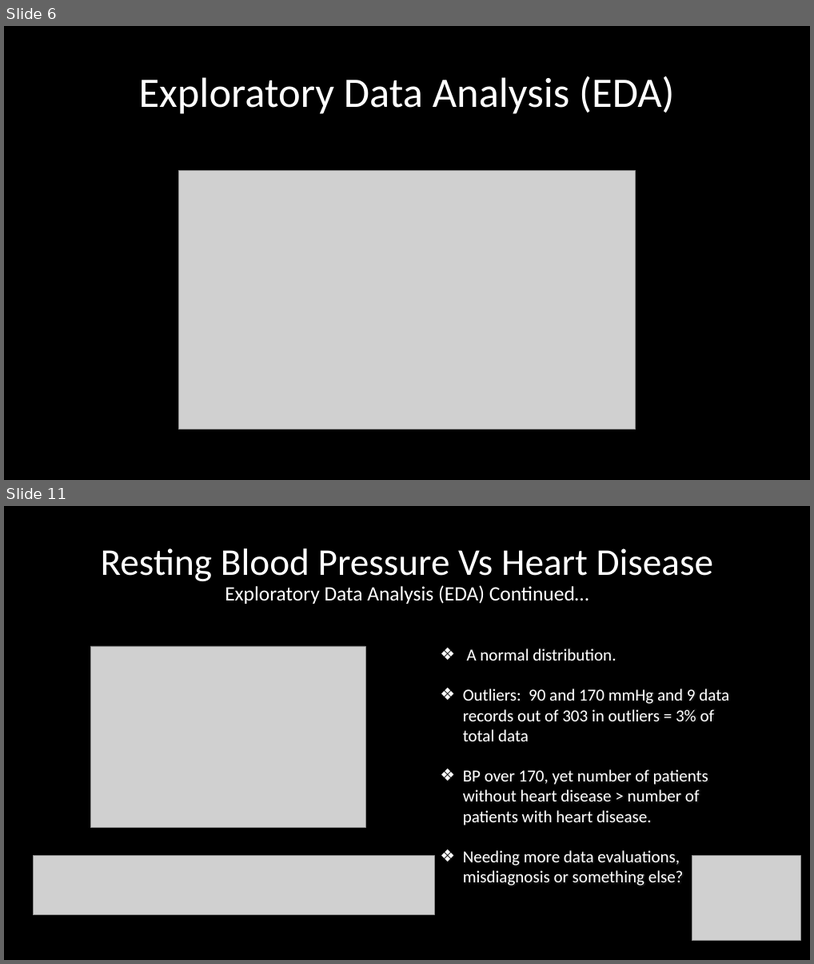
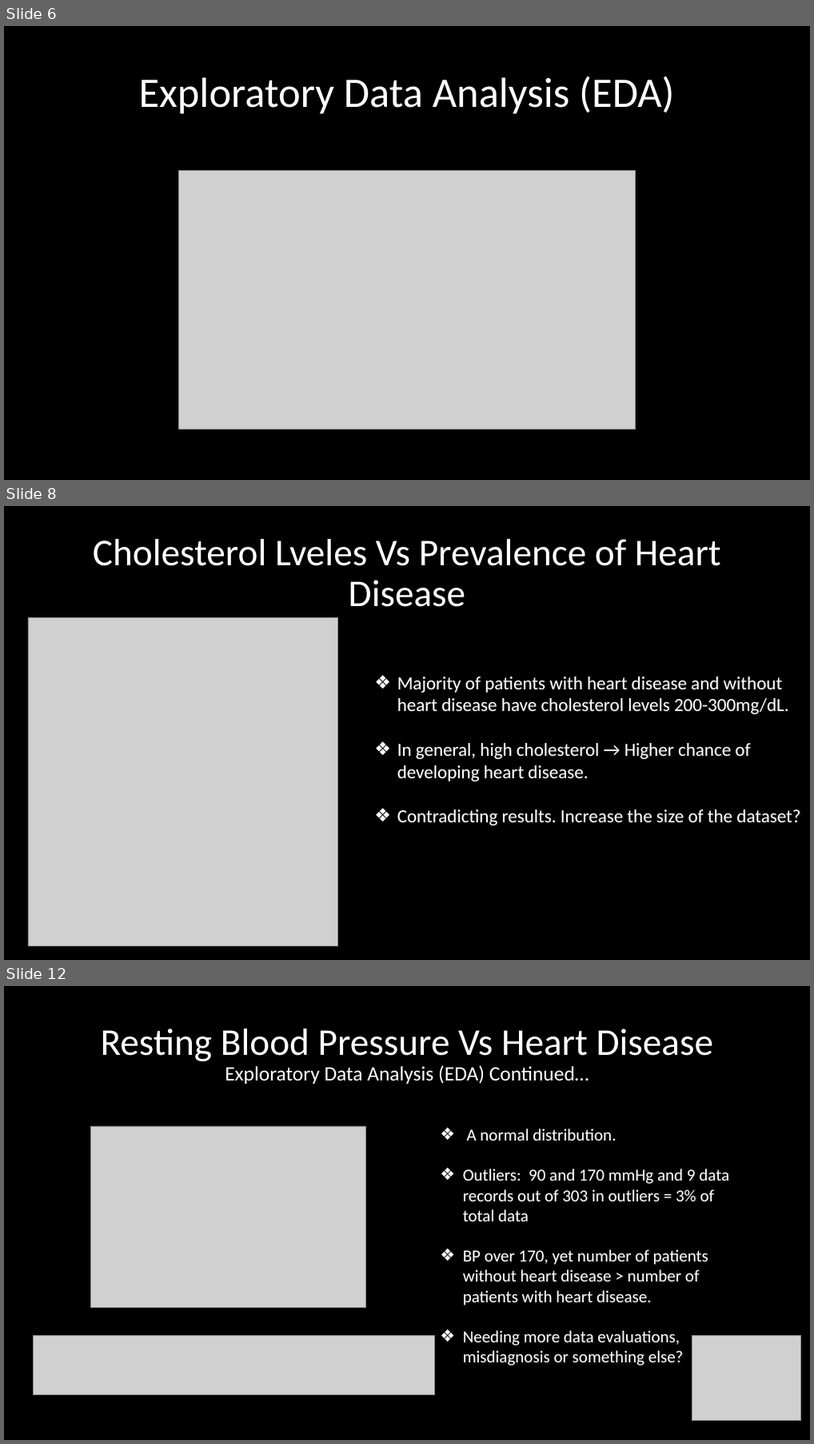
Before and after one commit to nawanacoyle/Heart-disease-project, a slide deck: Heart-Disease-Project.pptx. Shown one above the other, each under a label of ours: slides 6 and 11 before the commit, slides 6, 8 and 12 after it; the slides between them are not shown. The pictures are 814x964 and 814x1444 pixels, drawn with LibreOffice and Linux fonts; fonts in the diff are those of the drawing; grey boxes stand for pictures; background and template pictures are left out. Boxes give left, top, right and bottom in pixels: in the first picture for what was removed or moved away, otherwise in the second. Text is boxed around its words. In the diff, an @@ line names an element or a change of style, - is before the commit and + after.

```diff
--- a/Heart-Disease-Project.pptx
+++ b/Heart-Disease-Project.pptx
@@ slide 8 added at [4, 506, 810, 960], background picture (left out) @@
@@ title added at [93, 539, 722, 607], 45 pt, text #FFFFFF @@
+Cholesterol Lveles Vs Prevalence of Heart Disease
@@ picture added at [28, 618, 338, 946] @@
@@ text added at [398, 676, 801, 825], 22 pt, text #FFFFFF @@
+❖ Majority of patients with heart disease and without heart disease have cholesterol levels 200-300mg/dL.
+❖ In general, high cholesterol → Higher chance of developing heart disease.
+❖ Contradicting results. Increase the size of the dataset?
@@ what was slide 11 is now slide 12 @@
```
Also in this commit, not shown: 5 slides changed, 2 other files.
